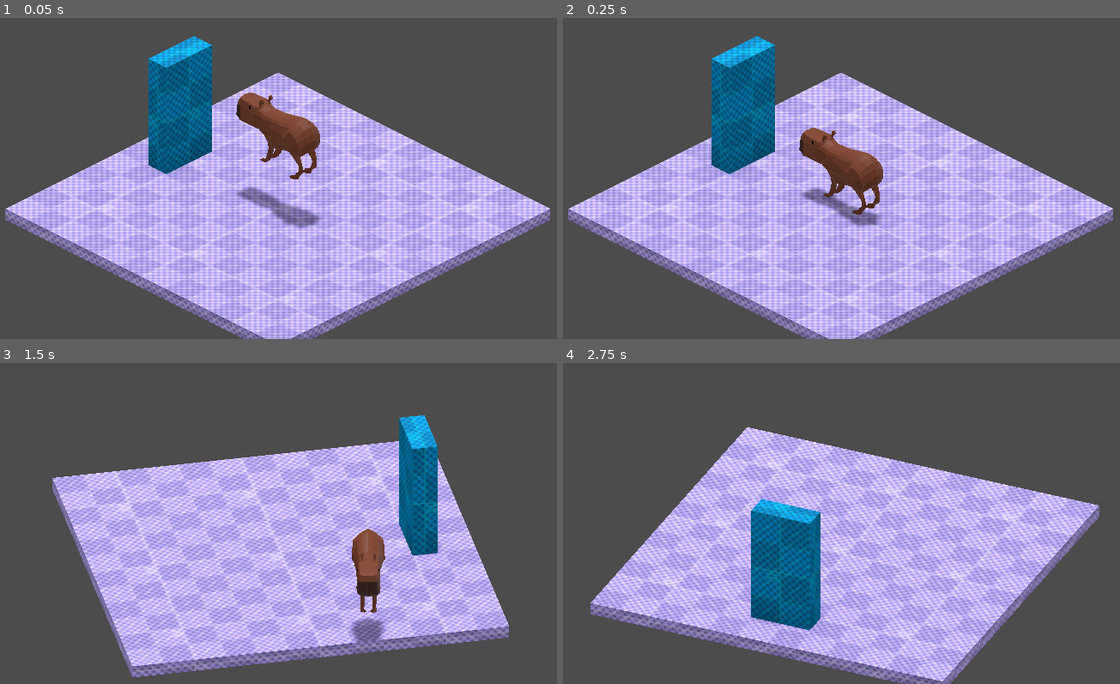
Above: before the commit, frames 1-4 (two rows, left to right).
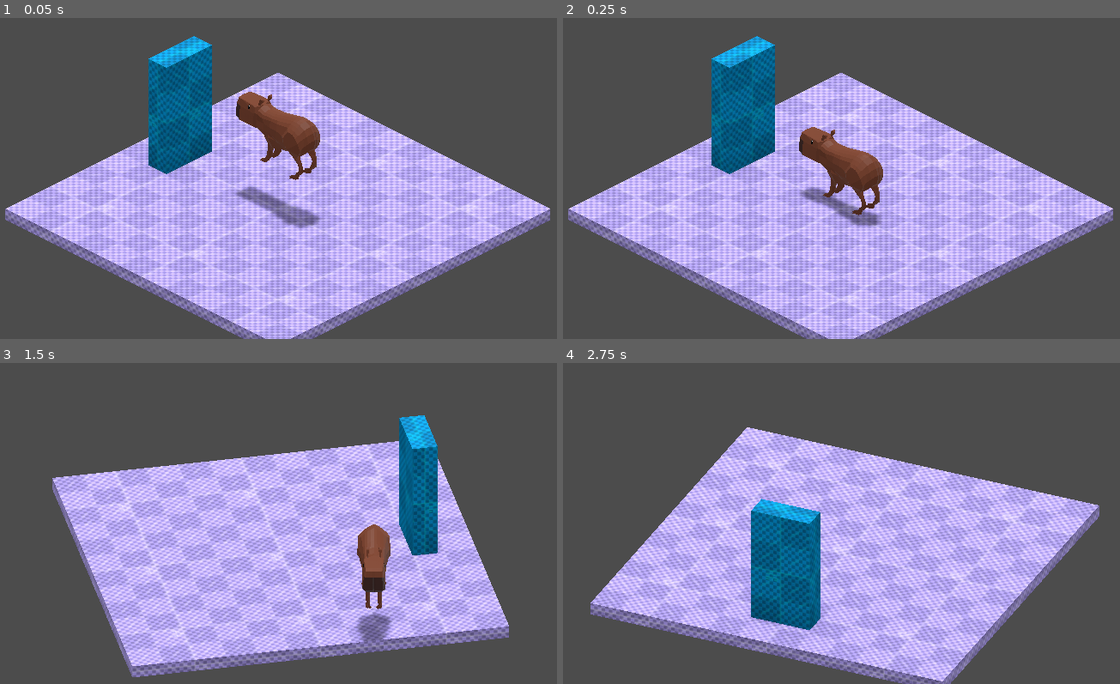
Above: after the commit, the same moments.

Repository: Fanny-Pack-Studios/Untitled-Carpincho-Game
Game: Godot game, scene res://Main.tscn
The game is run twice, just before and just after one commit, with the same random seed, the same clock (stepped at 60 frames per second) and the same inputs.
Inputs:
- Up to frame 1 (0.05 s): no input
- Up to frame 2 (0.25 s): no input
- Up to frame 3 (1.5 s): hold D (right) 0.53-1.28 s; hold Q 0.53-1.28 s; tap Space (jump) at 0.77 s; hold S (down) from 1.28 s (still down); tap E at 1.35 s
- Up to frame 4 (2.75 s): tap Space (jump) at 1.52 s; release S (down) at 2.03 s; hold D (right) from 2.03 s (still down); hold Q from 2.03 s (still down)

The runs differ from the first frame. In frame 1, 0.1% of the frame differs, in the area x 42-58%, y 22-61%; in frame 2, 0.1%; in frame 3, 1.1%, in the area x 63-71%, y 50-88%; in frame 4, nothing differs.

Commit message:
Importado nuevo modelo de capybara + refactorizado script capybara

Diff:
--- a/godot-project/Main.tscn
+++ b/godot-project/Main.tscn
@@ -2,7 +2,7 @@
 
 [ext_resource path="res://assets/character/Capybara.gd" type="Script" id=1]
 [ext_resource path="res://materials/dummy_floor.tres" type="Material" id=2]
-[ext_resource path="res://assets/character/Capybara - Moving.gltf" type="PackedScene" id=3]
+[ext_resource path="res://assets/character/Capybara.gltf" type="PackedScene" id=3]
 [ext_resource path="res://materials/dummy_wall.tres" type="Material" id=4]
 [ext_resource path="res://camera/CameraPivot.gd" type="Script" id=5]
 
@@ -43,8 +43,8 @@
 transform = Transform( 1, 0, 0, 0, 1, 0, 0, 0, 1, 0, 0.757617, 0 )
 script = ExtResource( 1 )
 
-[node name="Capybara - Moving" parent="Capybara" instance=ExtResource( 3 )]
-transform = Transform( -0.307758, 0, -4.64702e-08, 0, 0.307758, 0, 4.64702e-08, 0, -0.307758, -2.82684e-08, -0.251836, -0.187213 )
+[node name="Capybara" parent="Capybara" instance=ExtResource( 3 )]
+transform = Transform( -0.31, 0, -2.71011e-08, 0, 0.31, 0, 2.71011e-08, 0, -0.31, 0, -0.252658, -0.192258 )
 
 [node name="CollisionShape" type="CollisionShape" parent="Capybara"]
 transform = Transform( 1, 0, 0, 0, 1, 0, 0, 0, 1, 0, 0, -0.0142565 )
--- a/godot-project/assets/character/Capybara.gd
+++ b/godot-project/assets/character/Capybara.gd
@@ -7,20 +7,16 @@
 
 onready var camera = $"../CameraPivot/Camera"
 
+var input_direction_3d: Vector3 = Vector3()
+
 func _physics_process(delta):
-	var camera_forward = get_camera_forward()
+
 	velocity.y -= gravity * delta
 
 	if is_on_floor() && Input.is_action_just_pressed("jump"):
 		velocity.y = 4
 
-	var input_direction = Input.get_vector("left", "right", "up", "down")
-
-	if input_direction != Vector2.ZERO:
-		var input_direction_3d = Vector3(input_direction.x, 0, input_direction.y).normalized()
-
-		input_direction_3d = input_direction_3d.rotated(Vector3.UP, camera_forward.signed_angle_to(Vector3.FORWARD, Vector3.DOWN))
-
+	if input_direction_3d != Vector3.ZERO:
 		transform.basis = Basis(input_direction_3d.rotated(Vector3.UP, -PI/2), Vector3.UP, -input_direction_3d)
 
 		var forward_velocity = speed * -global_transform.basis.z
@@ -32,6 +28,18 @@
 
 	velocity = move_and_slide(velocity, Vector3.UP)
 
+func _process(delta):
+	var input_direction = Input.get_vector("left", "right", "up", "down")
+
+	if input_direction != Vector2.ZERO:
+		var camera_forward = get_camera_forward()
+		input_direction_3d = Vector3(input_direction.x, 0, input_direction.y).normalized()
+
+		input_direction_3d = input_direction_3d.rotated(Vector3.UP, camera_forward.signed_angle_to(Vector3.FORWARD, Vector3.DOWN))
+	else:
+		input_direction_3d = Vector3.ZERO
+
+
 func get_camera_forward() -> Vector3:
 	var zbasis = camera.global_transform.basis.z
 	return -Vector3(zbasis.x, 0, zbasis.z).normalized()
Not shown, added: godot-project/assets/character/Capybara.gltf
Not shown, added: godot-project/assets/character/Capybara.gltf.import
